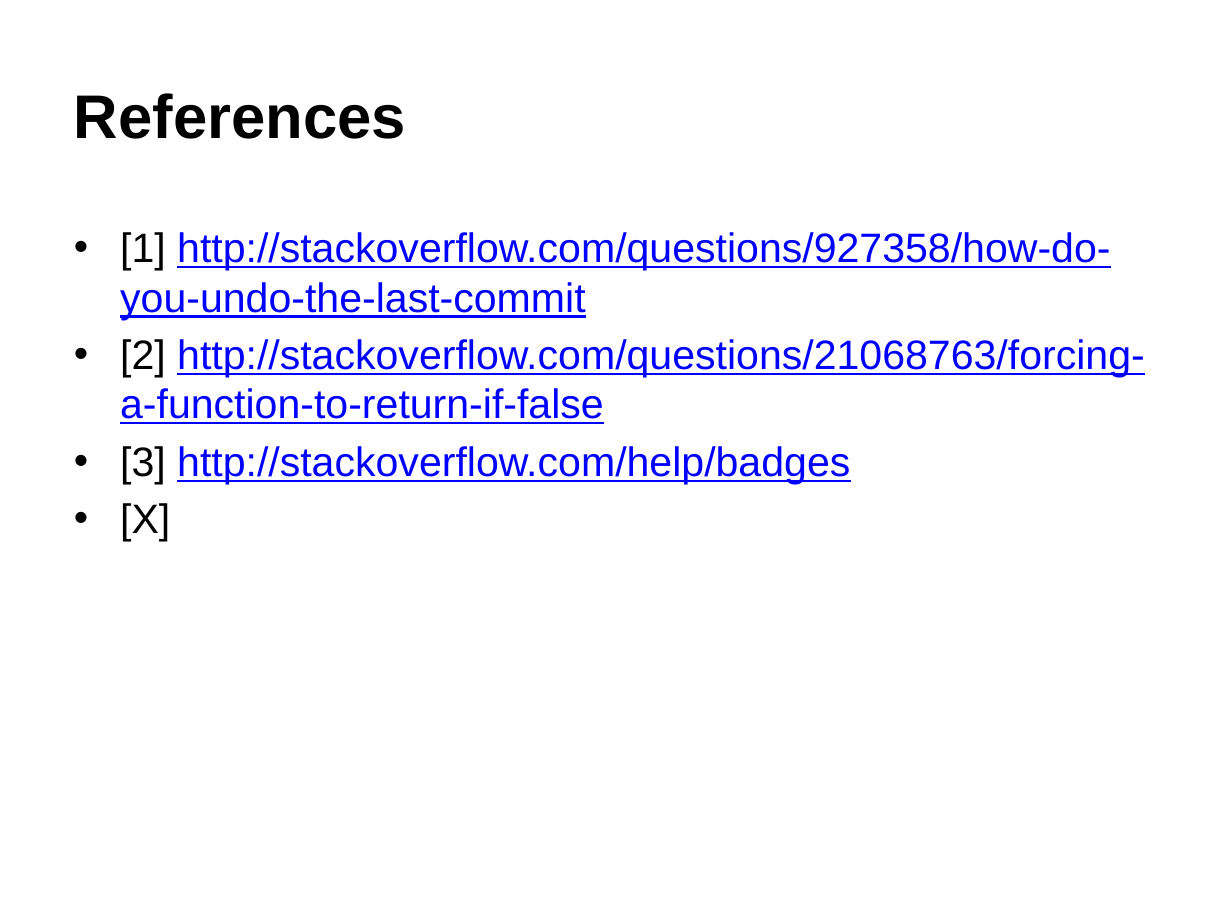
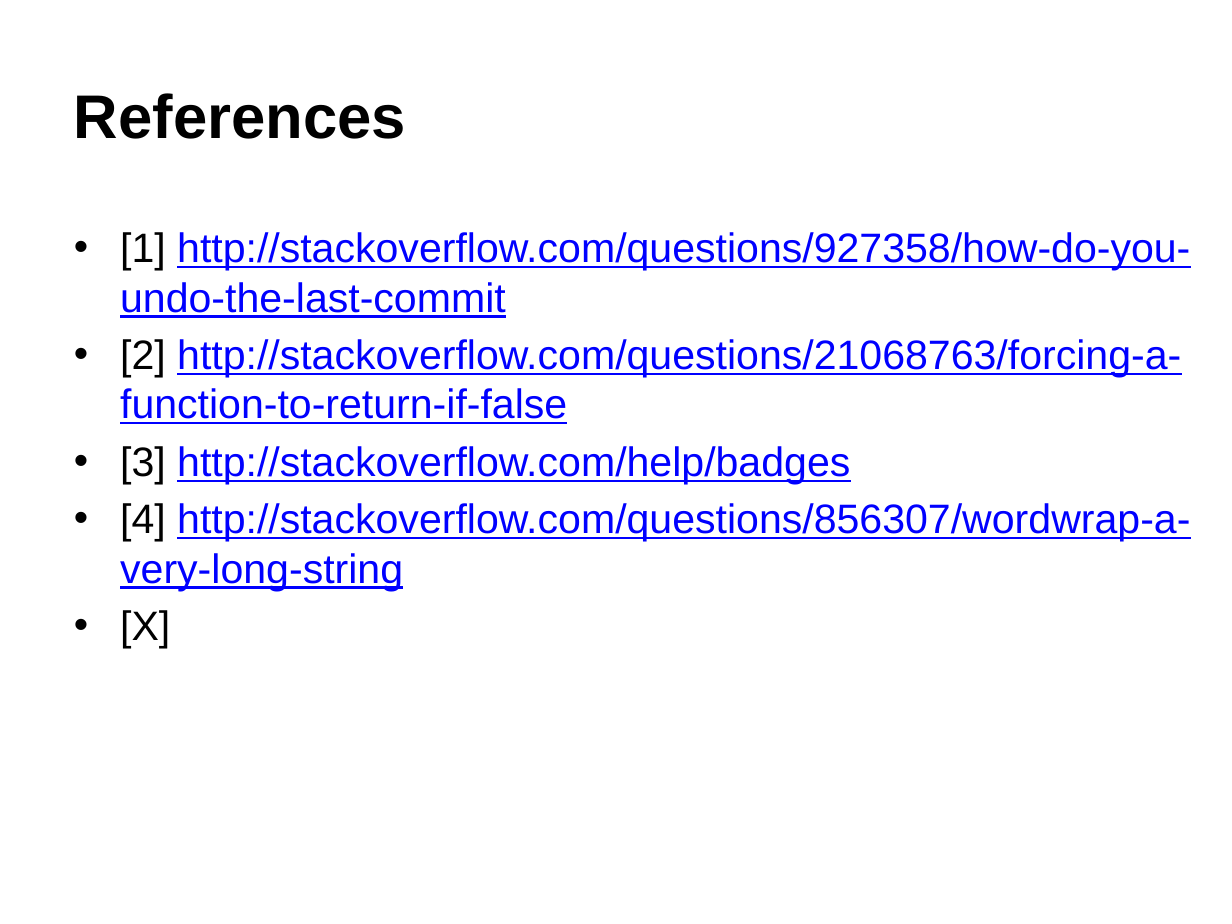
Before and after one commit to klAndersen/IMT4904_Msc_Presentation, a slide deck: slide 15 of IMT4904_Msc_Presentation.pptx (slide 14 before the commit). Drawn at 1232x924 pixels with LibreOffice and Linux fonts; fonts in the diff are those of the drawing; background and template pictures are left out. Boxes give left, top, right and bottom in pixels: in the first picture for what was removed or moved away, otherwise in the second. Text is boxed around its words. In the diff, an @@ line names an element or a change of style, - is before the commit and + after.

Commit message:
Hyperlinks and more manuscript text
Added hyperlinks for the slides in the PPT.
Added image from SO of "dummy" words.
Only 2 slides left to write presentational content for + re-writing it.

```diff
--- a/IMT4904_Msc_Presentation.pptx
+++ b/IMT4904_Msc_Presentation.pptx
@@ text at bbox=[120, 503, 1190, 591]: paragraph added @@
+• [4] http://stackoverflow.com/questions/856307/wordwrap-a-very-long-string
```
Also in this commit, not shown: 5 other slides changed, 1 slide added, 4 other files.
